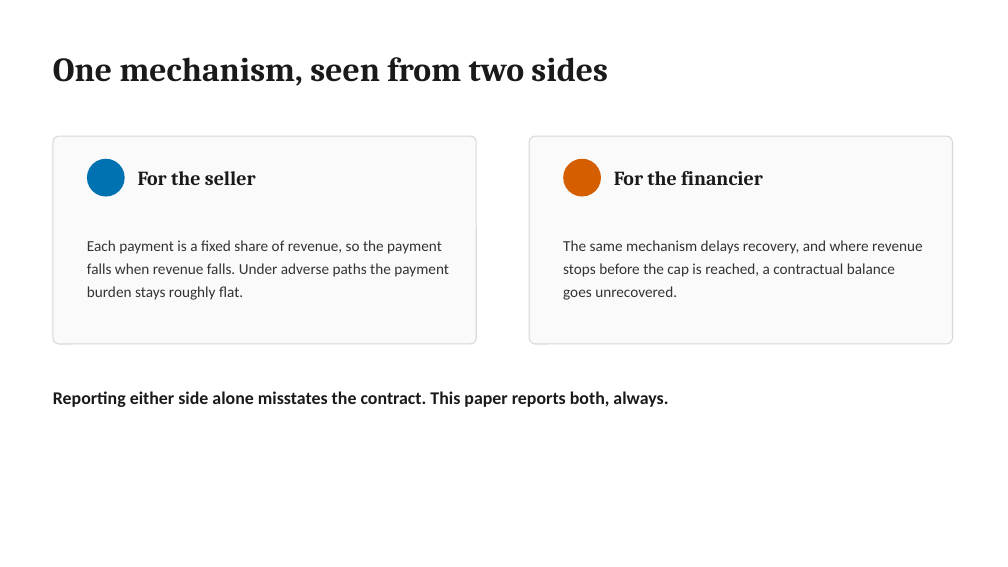
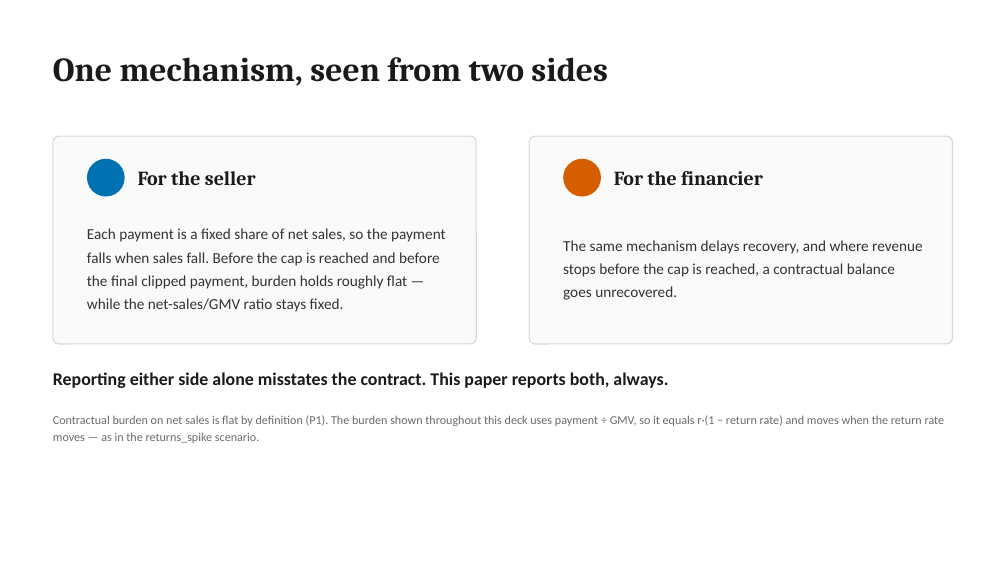
Before and after one commit to hoangle0919/sellerflow, a slide deck: slide 2 of research/publication/RBF_DECK.pptx. Drawn at 1008x567 pixels with LibreOffice and Linux fonts; fonts in the diff are those of the drawing. Boxes give left, top, right and bottom in pixels: in the first picture for what was removed or moved away, otherwise in the second. Text is boxed around its words. In the diff, an @@ line names an element or a change of style, - is before the commit and + after.

```diff
--- a/research/publication/RBF_DECK.pptx
+++ b/research/publication/RBF_DECK.pptx
@@ text at box(87, 228, 446, 312): text changed @@
-Each payment is a fixed share of revenue, so the payment falls when revenue falls. Under adverse paths the payment burden stays roughly flat.
+Each payment is a fixed share of net sales, so the payment falls when sales fall. Before the cap is reached and before the final clipped payment, burden holds roughly flat — while the net-sales/GMV ratio stays fixed.
@@ text "Reporting either side alone misstates ...": place and size @@
-text "Reporting either side alone misstates ..." at box(53, 391, 668, 407)
+text "Reporting either side alone misstates ..." at box(53, 372, 668, 388)
@@ text added at box(53, 415, 945, 443), 11.5 pt, text #6B6B6B @@
+Contractual burden on net sales is flat by definition (P1). The burden shown throughout this deck uses payment ÷ GMV, so it equals r·(1 − return rate) and moves when the return rate moves — as in the returns_spike scenario.
```
Also in this commit, not shown: 6 other slides changed, 1 other file.
